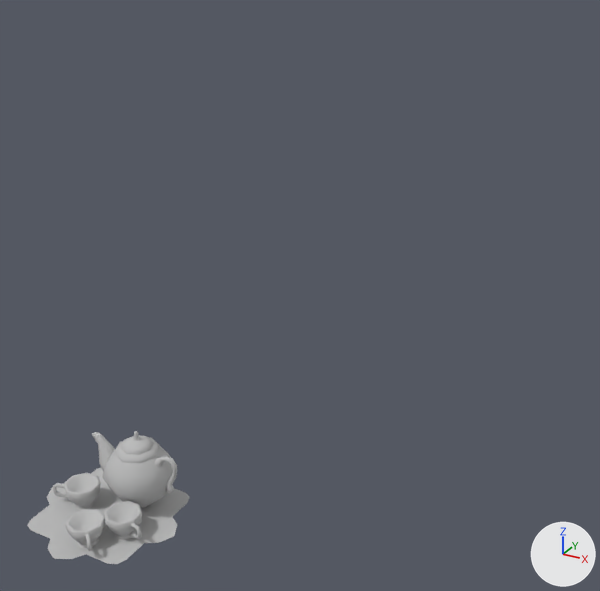
One commit to the OBJ model ProyectoFinal/ProyectoFinal/Models/TeaSet/TeaSet.obj: the scene before it, then after it.
Camera for both pictures: a 50 mm camera at (-2.78, -1.71, 3.68) aimed at (-4.85, 2.06, 1.8). Arrows for +X, +Y and +Z are at lower right; the lights stay in place. Where no turn or scale is listed for an object, it has been applied to the vertices. Vertices at the same position are counted once.

In view in the first picture: 'TeaSet'.
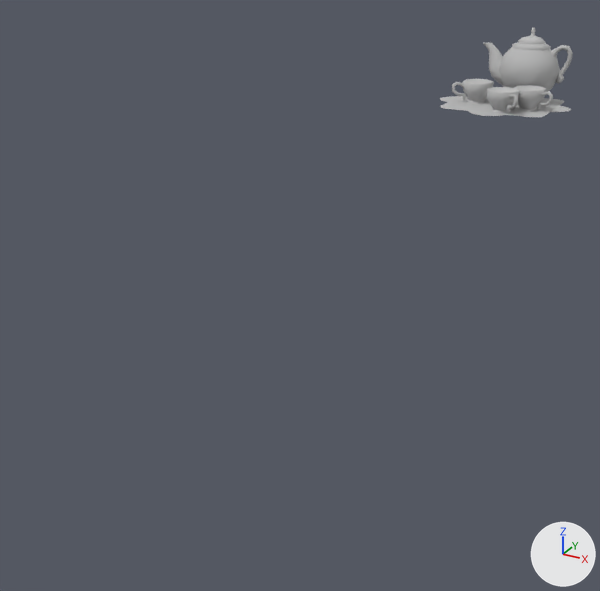
The change in detail:
me_teaset is used by ob_teaset; location (0.0, 0.0, 0.0).
me_teaset had 612 vertices, 1100 faces and spanned x -5.797..-4.965, y 0.529..1.364, z 0.869..1.32.
me_teaset now has 612 vertices, 1100 faces and spans x -4.602..-3.77, y 3.052..3.886, z 2.692..3.144.
me_teaset part 1: the loose piece of 57 vertices spanning x -5.422..-5.226, y 0.612..0.808, z 0.869..0.999 is moved by (1.193, 2.522, 1.824).
me_teaset part 2: the loose piece of 58 vertices spanning x -5.279..-5.201, y 0.599..0.67, z 0.884..0.996 is moved by (1.193, 2.521, 1.824).
me_teaset part 3: the loose piece of 57 vertices spanning x -5.641..-5.454, y 0.839..1.026, z 0.869..0.999 is moved by (1.195, 2.524, 1.824).
me_teaset part 4: the loose piece of 58 vertices spanning x -5.689..-5.603, y 0.848..0.908, z 0.884..0.996 is moved by (1.194, 2.524, 1.824).
me_teaset part 5: the loose piece of 57 vertices spanning x -5.294..-5.109, y 0.756..0.94, z 0.869..0.999 is moved by (1.194, 2.521, 1.824).
me_teaset part 6: the loose piece of 58 vertices spanning x -5.142..-5.051, y 0.787..0.833, z 0.884..0.996 is moved by (1.194, 2.52, 1.824).
me_teaset part 7: the loose piece of 57 vertices spanning x -5.588..-5.397, y 1.024..1.154, z 0.944..1.213 is moved by (1.196, 2.523, 1.824).
me_teaset part 8: the loose piece of 69 vertices spanning x -5.158..-5.029, y 1.064..1.108, z 0.997..1.226 is moved by (1.196, 2.52, 1.824).
me_teaset part 9: a new loose piece of 73 vertices spanning x -4.28..-3.891, y 3.414..3.801, z 2.714..3.096, in mat_phong2sg (its picture is missing).
me_teaset part 10: a new loose piece of 37 vertices spanning x -4.602..-3.77, y 3.052..3.886, z 2.694, in mat_phong2sg (its picture is missing).
me_teaset part 11: the loose piece of 73 vertices spanning x -5.476..-5.087, y 0.892..1.28, z 0.89..1.272 is deleted.
me_teaset part 12: the loose piece of 37 vertices spanning x -5.797..-4.965, y 0.529..1.364, z 0.87 is deleted.
me_teaset part 13: the loose piece of 31 vertices spanning x -5.299..-5.259, y 1.068..1.103, z 1.263..1.32 is deleted.

Location of each change, [x1, y1, x2, y2] in pixels of the pictures (600 x 591 px; the box of a moved part takes in the faces that stretch with it):
'TeaSet', reshaped (18% narrower, 32% shorter): before [27, 431, 190, 564]; after [440, 27, 573, 117]
part 1 of me_teaset, moved or reshaped: before [65, 509, 105, 548]; after [487, 87, 520, 113]
part 2 of me_teaset, moved or reshaped: before [85, 534, 93, 551]; after [506, 94, 518, 112]
part 3 of me_teaset, moved or reshaped: before [64, 473, 101, 510]; after [462, 79, 494, 104]
part 4 of me_teaset, moved or reshaped: before [53, 483, 70, 501]; after [452, 81, 467, 100]
part 5 of me_teaset, moved or reshaped: before [104, 501, 142, 540]; after [514, 85, 547, 111]
part 6 of me_teaset, moved or reshaped: before [130, 523, 142, 539]; after [537, 91, 553, 109]
part 7 of me_teaset, moved or reshaped: before [92, 432, 115, 472]; after [483, 42, 504, 86]
part 8 of me_teaset, moved or reshaped: before [155, 456, 177, 493]; after [551, 45, 573, 84]
part 9 of me_teaset, added: after [499, 36, 560, 92]
part 10 of me_teaset, added: after [440, 96, 571, 117]
part 11 of me_teaset, deleted: before [102, 435, 172, 507]
part 12 of me_teaset, deleted: before [27, 467, 190, 564]
part 13 of me_teaset, deleted: before [133, 431, 140, 441]
